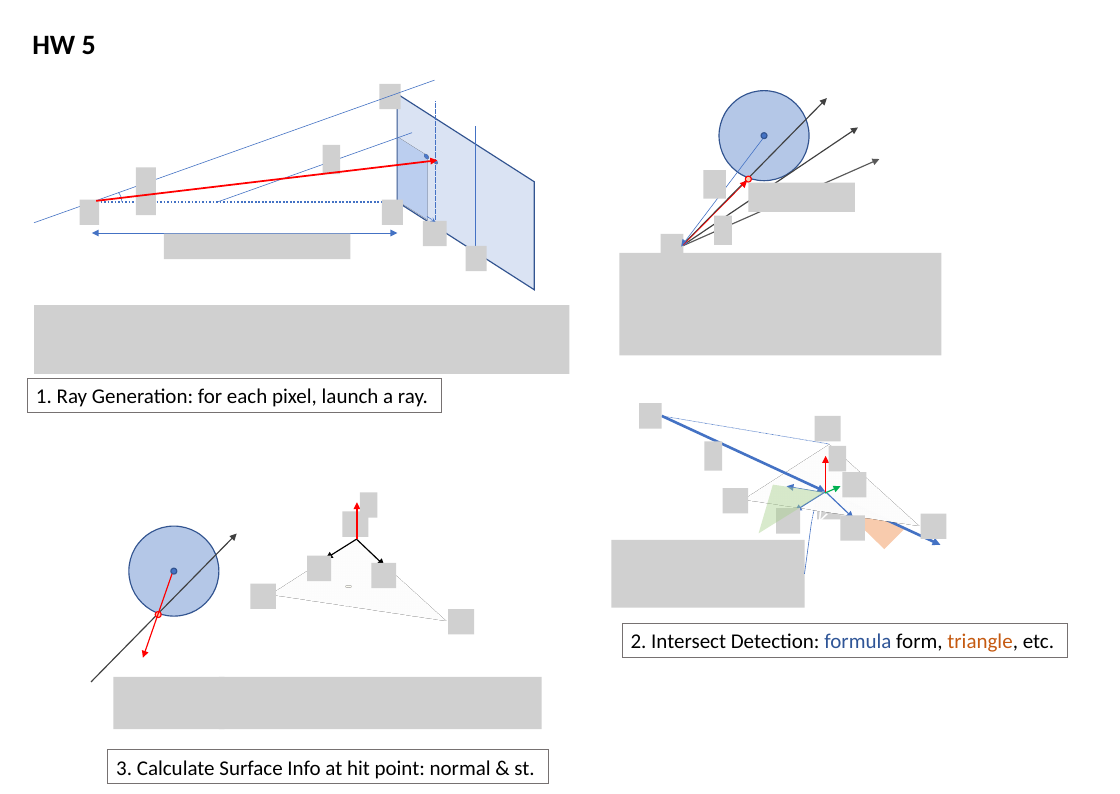
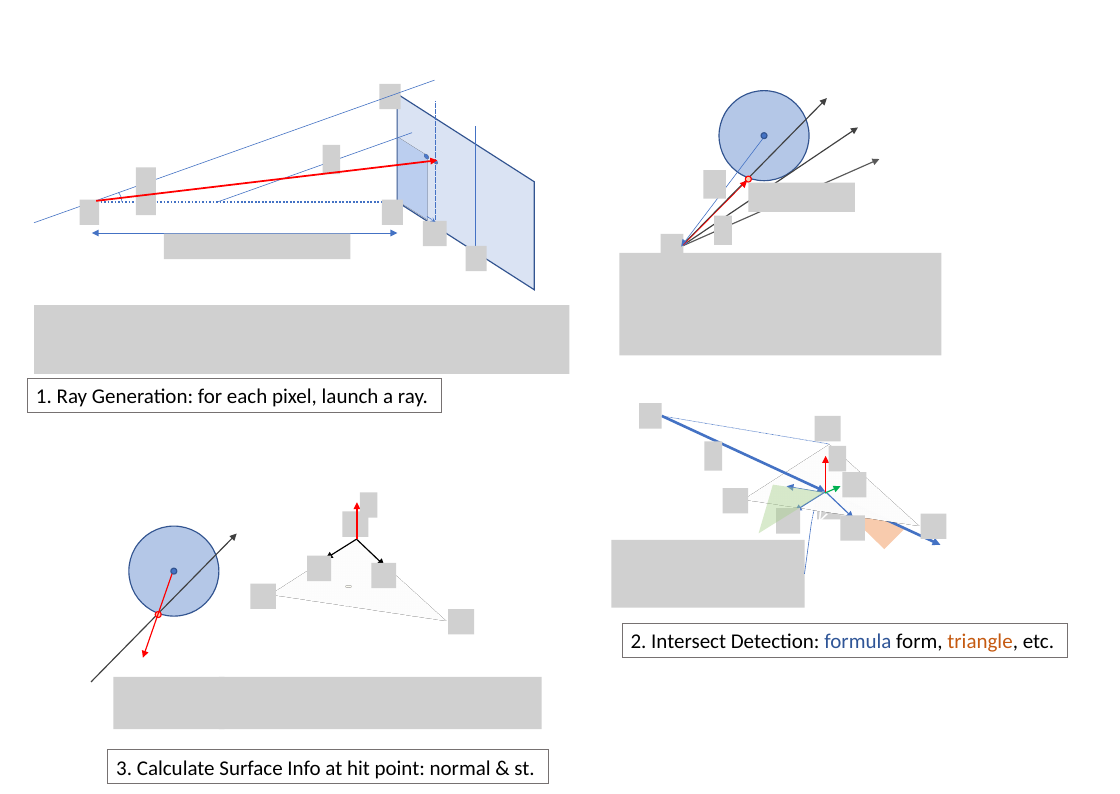
Before and after one commit to NeverGiveU/GAMEs101-PyAssignments, a slide deck: slide 5 of assets/000.pptx. Drawn at 1120x794 pixels with LibreOffice and Linux fonts; fonts in the diff are those of the drawing; grey boxes stand for pictures; background and template pictures are left out. Boxes give left, top, right and bottom in pixels: in the first picture for what was removed or moved away, otherwise in the second. Text is boxed around its words. In the diff, an @@ line names an element or a change of style, - is before the commit and + after.

```diff
--- a/assets/000.pptx
+++ b/assets/000.pptx
@@ text removed at (32, 35, 96, 55) @@
-HW 5
```
Also in this commit, not shown: 20 other files.
